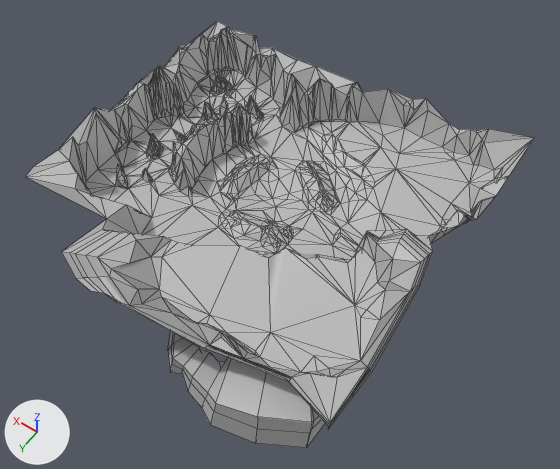
Renders of the FBX model Assets/Models/Environment/Maps/amberNewmap.fbx from each side of a commit.
Before and after are seen from a camera (50 mm lens) standing at (-8.29, 4.52, 10.14) and looking at (-3.89, -1.65, 0.45). The lights are fixed; the arrows at lower left show +X, +Y and +Z. Mesh edges are drawn as thin lines. Where no turn or scale is listed for an object, it has been applied to the vertices.
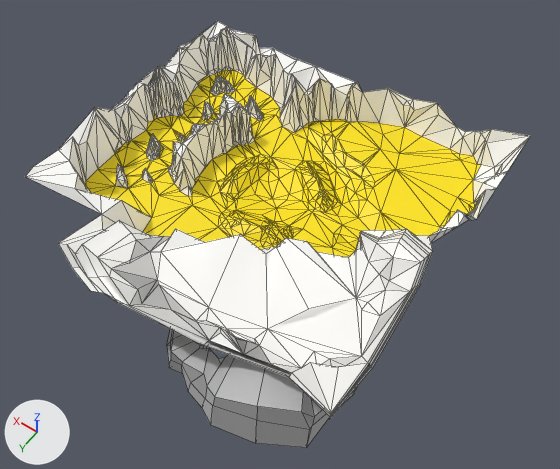
The change in detail:
Material 'wall' (mat_wall) is new.
Its base color is (1.0, 0.992, 0.962) (white #fffefb).
Material 'ground' (mat_ground) is new.
Its base color is (1.0, 0.777, 0.0) (yellow #ffe400).
me_mesh is used by ob_mesh; location (0.0, 0.0, 0.0).
Verts and faces of me_mesh; kept vertices keep their numbers, new ones are numbered from 1381.
Before the commit, vertices of me_mesh: 667 (-2.62, -1.99, 0.08) at pixel (231, 200), 690 (-2.67, -2.03, 0.08) at pixel (234, 201), 706 (-3.01, -2.4, -0.04) at pixel (263, 200), 735 (-3.09, -3.2, 0.08) at pixel (294, 170), 747 (-3.23, -3.16, 0.14) at pixel (299, 172).
Before the commit, vertices of me_mesh: 751 (-3.34, -2.64, 0.0) at pixel (287, 199), 758 (-3.14, -2.19, 0.01) at pixel (262, 210), 759 (-3.25, -2.4, -0.04) at pixel (275, 206), 760 (-3.29, -2.76, 0.02) at pixel (289, 193), 814 (-3.55, -2.76, 0.0) at pixel (301, 200).
me_mesh had 1381 vertices, 2337 faces and spanned x -6.52..0.0, y -5.28..1.46, z -0.04..1.57.
me_mesh now has 1391 vertices, 2346 faces and spans x -6.52..0.0, y -5.28..1.46, z -0.04..1.84.
Part 1, on me_mesh:
11 faces are deleted.
43 vertices in x -6.47..-3.79, y -1.24..0.95, z 0.57..1.45 move by (0.0, 0.0, 0.11).
10 vertices in x -6.52..-2.09, y 0.14..1.06, z 0.8..1.55 move by (0.0, 0.0, 0.26).
9 vertices in x -4.26..-3.0, y 0.16..1.17, z 0.36..1.27 move by (0.0, 0.0, 0.12).
7 vertices in x -5.95..-4.28, y -0.78..1.4, z 0.67..1.25 move by (0.0, 0.0, 0.18).
6 vertices in x -5.64..-5.08, y -2.28..-1.52, z 0.77..1.41 move by (0.1, 0.0, -0.07).
5 vertices in x -4.52..-3.04, y -0.14..0.98, z 1.23..1.42 move by (0.0, 0.0, 0.07).
64 vertices move from x -6.51..-1.37, y -3.01..1.26, z 0.04..1.57 to x -6.51..-1.37, y -3.01..1.26, z 0.04..1.84.
10 vertices are added at x -5.4..-4.2, y -0.91..0.28, z 0.61..1.53.
7 new faces join them, mat_wall (white #fffefb).
13 new faces join them, mat_lambert2 (grey #bcbcbc).
Part 2, on me_mesh:
Vertex 667 moves to (-2.59, -1.93, 0.09), pixel (227, 201).
Vertex 690 moves to (-2.67, -2.03, 0.06), pixel (234, 201).
Vertex 706 moves to (-3.03, -2.37, 0.01), pixel (263, 200).
Vertex 735 moves to (-3.09, -3.2, 0.1), pixel (294, 169).
Vertex 747 moves to (-3.26, -3.16, 0.14), pixel (301, 173).
Vertex 759 moves to (-3.28, -2.4, -0.04), pixel (276, 208).
Vertex 751 moves to (-3.34, -2.64, -0.01), pixel (287, 199).
Vertex 814 moves to (-3.55, -2.76, -0.01), pixel (301, 200).
Vertex 758 moves to (-3.18, -2.11, -0.01), pixel (261, 214).
Vertex 760 moves to (-3.29, -2.76, -0.01), pixel (289, 194).
Part 3, on me_mesh:
3 vertices in x -5.96..-5.82, y -3.52..-3.44, z 0.25..0.26 move by (0.0, 0.0, -0.02).
47 vertices move from x -6.41..-3.98, y -5.28..-3.59, z 0.18..1.12 to x -6.34..-3.98, y -5.28..-3.84, z 0.18..1.12.
me_mesh part 4: 1284 faces spanning x -6.52..0.0, y -5.28..1.24, z 0.06..1.84 switch from mat_lambert2 (grey #bcbcbc) to mat_wall (white #fffefb).
me_mesh part 5: 883 faces spanning x -6.1..-0.23, y -5.14..-0.21, z -0.04..0.29 switch from mat_lambert2 (grey #bcbcbc) to mat_ground (yellow #ffe400).

What differs and where, as boxes (x1, y1, x2, y2) in the pictures (560 x 469 px; the box of a moved part takes in the faces that stretch with it):
'Mesh', reshaped
    before: (25, 21, 535, 448)
    after: (25, 21, 531, 448)
part 1 of me_mesh, built on
    both: (27, 177, 421, 448)
part 2 of me_mesh, moved or reshaped
    both: (220, 157, 313, 221)
part 3 of me_mesh, moved or reshaped
    before: (338, 89, 535, 236)
    after: (338, 89, 531, 236)
part 4 of me_mesh, recoloured (grey to white)
    both: (25, 21, 476, 305)
part 5 of me_mesh, recoloured (grey to yellow)
    both: (85, 70, 415, 249)
